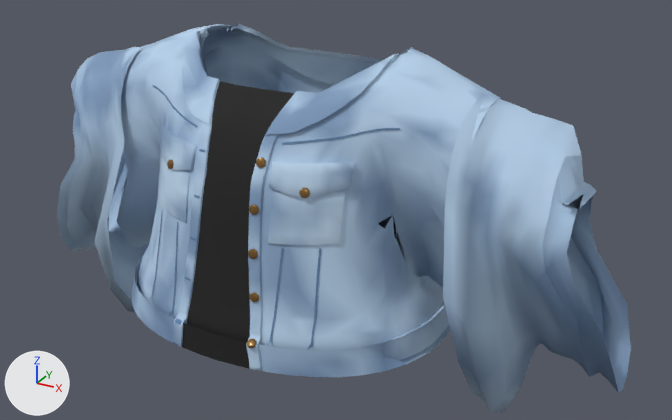
One commit to the glTF model assets-src/roupas/camisetas/05_jaqueta_jeans.glb: the scene before it, then after it.
The view is the same before and after, from a 50 mm camera at (0.744, -1.245, 1.371) aimed at (0.06, -0.001, 0.749). Arrows for +X, +Y and +Z are at lower left; the lights stay in place. The older version comes first. Vertices at exactly the same position are counted once.

Objects in the first picture: 'jaqueta_jeans'.
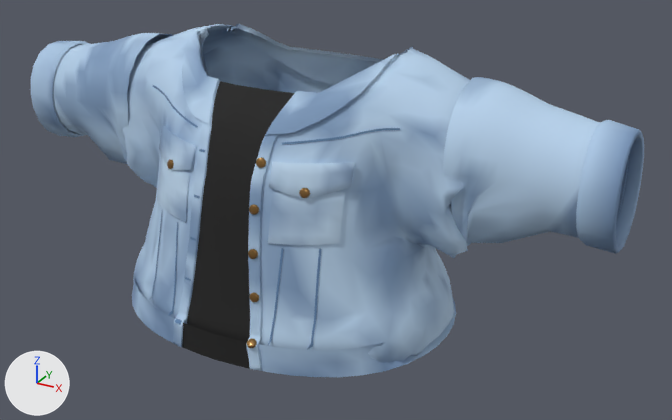
Changed parts and their boxes (x1, y1, x2, y2) in the pictures (672 x 420 px; the box of a moved part takes in the faces that stretch with it):
'jaqueta_jeans', reshaped (7% wider, 9% shorter)
    before: (57, 24, 631, 413)
    after: (31, 24, 644, 377)
part 1 of me_jaqueta_jeans, rebuilt (47% shorter)
    before: (443, 92, 631, 413)
    after: (443, 77, 627, 246)
part 2 of me_jaqueta_jeans, added (blue)
    after: (53, 33, 173, 164)
part 3 of me_jaqueta_jeans, added (blue)
    after: (31, 41, 89, 137)
part 4 of me_jaqueta_jeans, added (blue)
    after: (576, 120, 644, 254)
part 5 of me_jaqueta_jeans, moved or reshaped
    before: (57, 33, 200, 312)
    after: (121, 33, 200, 297)
part 6 of me_jaqueta_jeans, moved or reshaped
    before: (326, 153, 449, 360)
    after: (326, 153, 468, 363)

The change, as a diff of the scene's bpy script:
```diff
--- a/assets-src/roupas/camisetas/05_jaqueta_jeans.glb.py
+++ b/assets-src/roupas/camisetas/05_jaqueta_jeans.glb.py
@@ me_jaqueta_jeans @@
 # used by ob_jaqueta_jeans; location = (0.0, 0.0, 0.0)
-me_jaqueta_jeans.from_pydata(...)  # 6492 vertices, 11272 faces; spans x -0.558..0.555, y -0.278..0.188, z 0.422..1.033
+me_jaqueta_jeans.from_pydata(...)  # 6810 vertices, 11828 faces; spans x -0.527..0.527, y -0.278..0.188, z 0.594..1.033
+# me_jaqueta_jeans part 1: the loose piece of 320 vertices spanning x 0.293..0.555, y -0.153..0.095, z 0.471..0.984 is rebuilt with 360 vertices and now spans x 0.285..0.504, y -0.098..0.087, z 0.743..1.005, in mat_jeans
+# me_jaqueta_jeans part 2: a new loose piece of 360 vertices spanning x -0.504..-0.285, y -0.098..0.087, z 0.746..1.005, in mat_jeans
+# me_jaqueta_jeans part 3: a new loose piece of 120 vertices spanning x -0.527..-0.473, y -0.086..0.077, z 0.786..0.971, in mat_jeans_barra
+# me_jaqueta_jeans part 4: a new loose piece of 120 vertices spanning x 0.473..0.527, y -0.086..0.077, z 0.787..0.972, in mat_jeans_barra
+# me_jaqueta_jeans part 5: 568 vertices moved from x -0.364..-0.057, y -0.208..0.102, z 0.585..1.02 to x -0.319..-0.057, y -0.21..0.101, z 0.597..1.02; 327 vertices removed from x -0.558..-0.055, y -0.184..0.1, z 0.422..1.021; 5 vertices added at x -0.173..-0.057, y -0.183..0.09, z 0.933..1.02
+# me_jaqueta_jeans part 6: 547 vertices moved from x 0.192..0.361, y -0.208..0.109, z 0.599..0.868 to x 0.19..0.32, y -0.209..0.109, z 0.597..0.873
+# other edits to the shape of me_jaqueta_jeans do not show in these pictures
 me_jaqueta_jeans.materials.append(mat_jeans)
```
